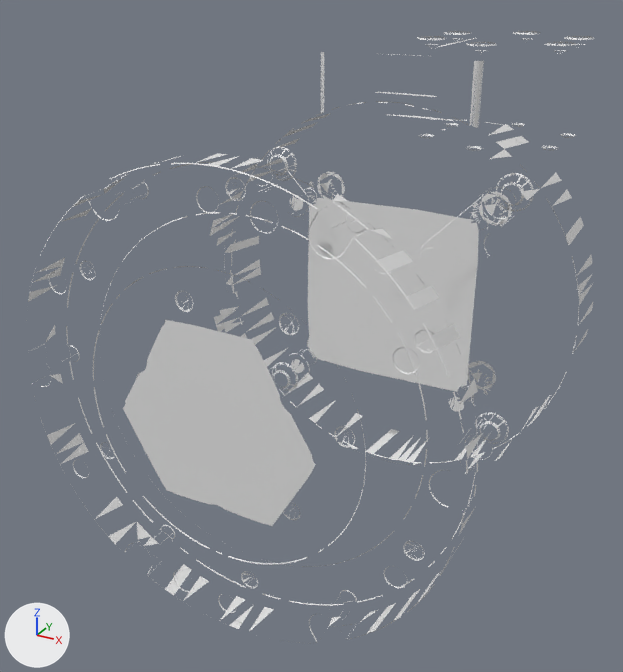
Two versions of the glTF model public/robots/openarm_v1/assets/robot/openarm_v1.0/mesh/arm/visual/link7.glb, one commit apart.
One viewpoint serves both versions: a camera (50 mm lens) standing at (49.0, -720.9, 46.8) and looking at (-11.8, -610.3, -8.4). The axes (+X, +Y, +Z) are drawn at lower left. The lights are the same throughout. The first picture is the older version.

The first picture shows 'geometry_158aa4ff_e7b4_49cf_b606_94fafee0cb7e-mesh', 'geometry_697cd7e1_2389_491c_bade_f195235f2ca6-mesh', 'geometry_9951bfd1_0c57_4161_bd7b_c6af5a310257-mesh', 'geometry_d2e3de4e_1eeb_487a_8253_ce261e597fcb-mesh'.
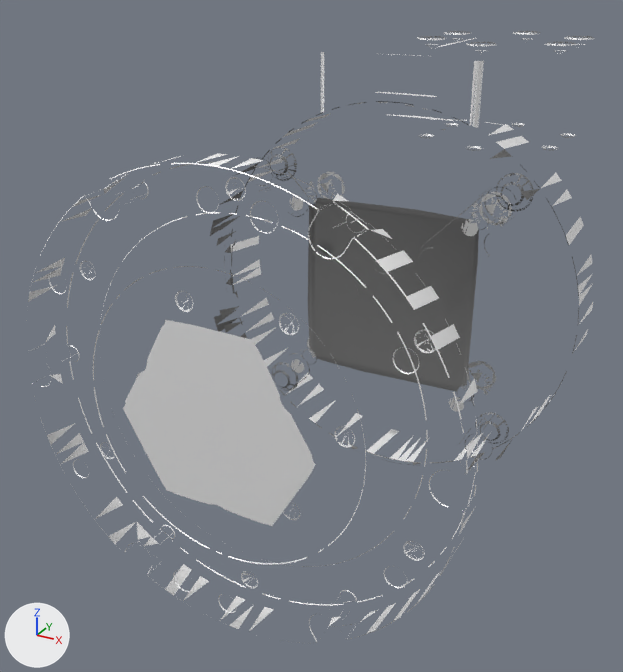
Pixel boxes [x1, y1, x2, y2] of what changed, in the pictures (623 x 672 px):
'geometry_9951bfd1_0c57_4161_bd7b_c6af5a310257-mesh', recoloured, shading changed (white to grey): [210, 101, 579, 473] in both

The change, as a diff of the scene's bpy script:
```diff
--- a/public/robots/openarm_v1/assets/robot/openarm_v1.0/mesh/arm/visual/link7.glb.py
+++ b/public/robots/openarm_v1/assets/robot/openarm_v1.0/mesh/arm/visual/link7.glb.py
@@ mat_material_2 @@
+mat_material_2 = principled_material('Material_2')
+mat_material_2.base_color = (0.169, 0.169, 0.169)  # grey #727272
+mat_material_2.metallic = 0.35
+mat_material_2.roughness = 0.55
@@ me_geometry_9951bfd1_0c57_4161_bd7b_c6af5a310257_mesh @@
 me_geometry_9951bfd1_0c57_4161_bd7b_c6af5a310257_mesh.from_pydata(...)  # 4804 vertices, 3792 faces; spans x -28.5..28.5, y -614.5..-608.0, z -28.5..28.5
 # used by ob_geometry_9951bfd1_0c57_4161_bd7b_c6af5a310257_mesh; location = (0.0, 0.0, 0.0)
+# me_geometry_9951bfd1_0c57_4161_bd7b_c6af5a310257_mesh part 1: 3684 of the faces centred in x -28.5..28.4, y -614.5..-608.0, z -28.5..28.4 are now shaded smooth
+me_geometry_9951bfd1_0c57_4161_bd7b_c6af5a310257_mesh.materials.append(mat_material_2)  # grey #727272
```
